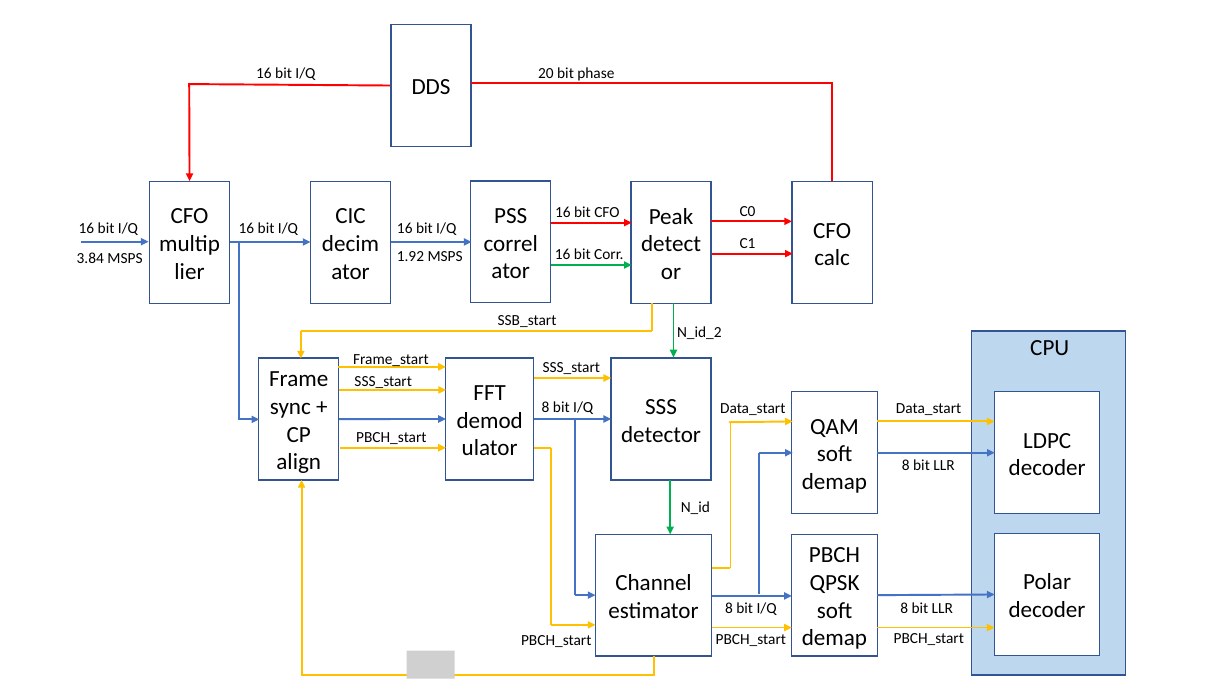
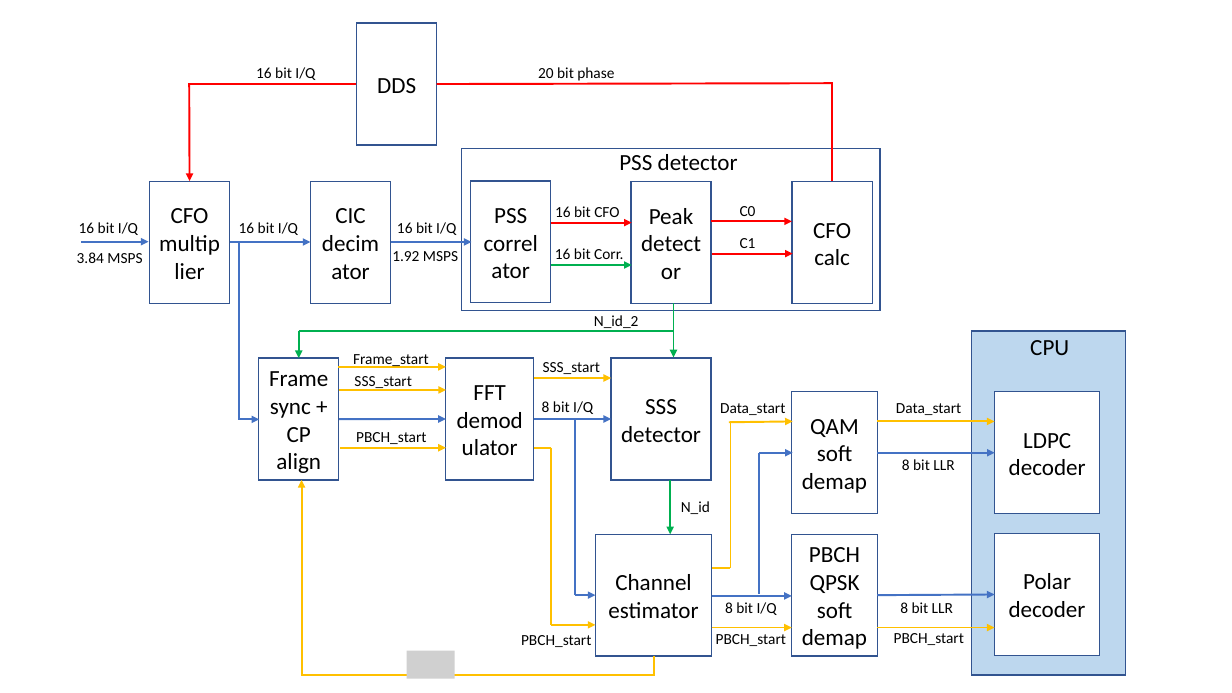
Before and after one commit to catkira/open5G_phy, a slide deck: slide 1 of doc/overview.pptx. Drawn at 1232x693 pixels with LibreOffice and Linux fonts; fonts in the diff are those of the drawing; grey boxes stand for pictures. Boxes give left, top, right and bottom in pixels: in the first picture for what was removed or moved away, otherwise in the second. Text is boxed around its words. In the diff, an @@ line names an element or a change of style, - is before the commit and + after.

```diff
--- a/doc/overview.pptx
+++ b/doc/overview.pptx
@@ rectangle "DDS": place and size @@
-rectangle "DDS" at (391,25,471,147)
+rectangle "DDS" at (357,23,437,145)
@@ line moved from (189, 84) - (391, 86) to (189, 84) - (356, 84) @@
@@ line moved from (471, 83) - (833, 83) to (437, 84) - (833, 83) @@
@@ rectangle added at (462,149,881,311), fill #FFFFFF, outline #325491 1 pt @@
@@ text added at (619,154,738,170), 18 pt, text #000000 @@
+PSS detector
@@ text "1.92 MSPS": place and size @@
-text "1.92 MSPS" at (397,251,463,261)
+text "1.92 MSPS" at (392,251,458,261)
@@ text removed at (498,315,557,327) @@
-SSB_start
@@ text "N_id_2": place and size @@
-text "N_id_2" at (677,326,722,339)
+text "N_id_2" at (594,315,639,331)
@@ line removed from (652, 331) to (652, 303) @@
@@ arrow (299, 331) - (299, 359): stroke #FFC000 1.5 pt to #00B050 1.5 pt @@
@@ line moved from (301, 331) - (652, 331) to (299, 332) - (674, 332) @@
@@ line (299, 332) - (674, 332): stroke #FFC000 1.5 pt to #00B050 1.5 pt @@
```
Also in this commit, not shown: 1 other file.
